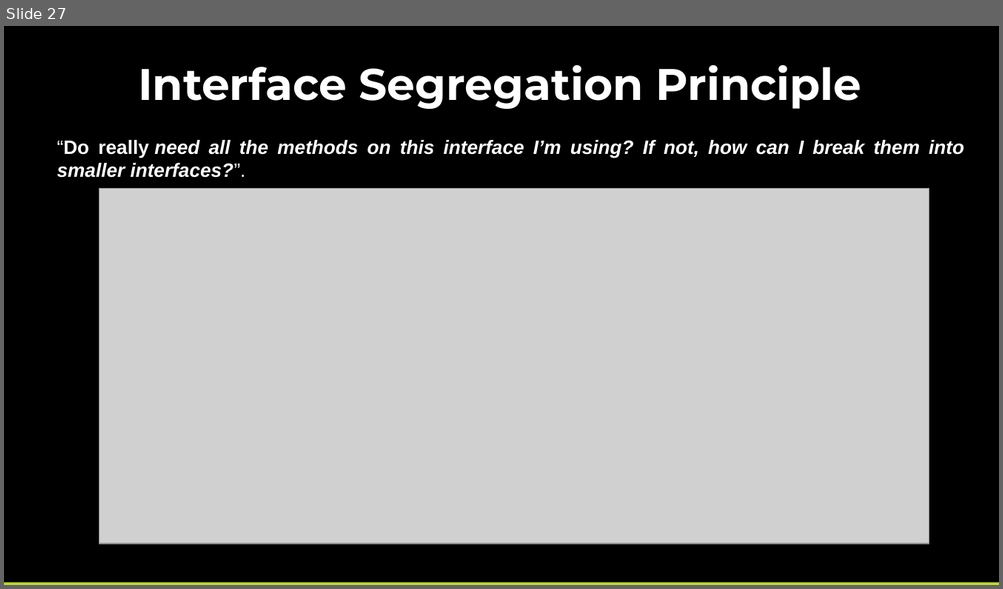
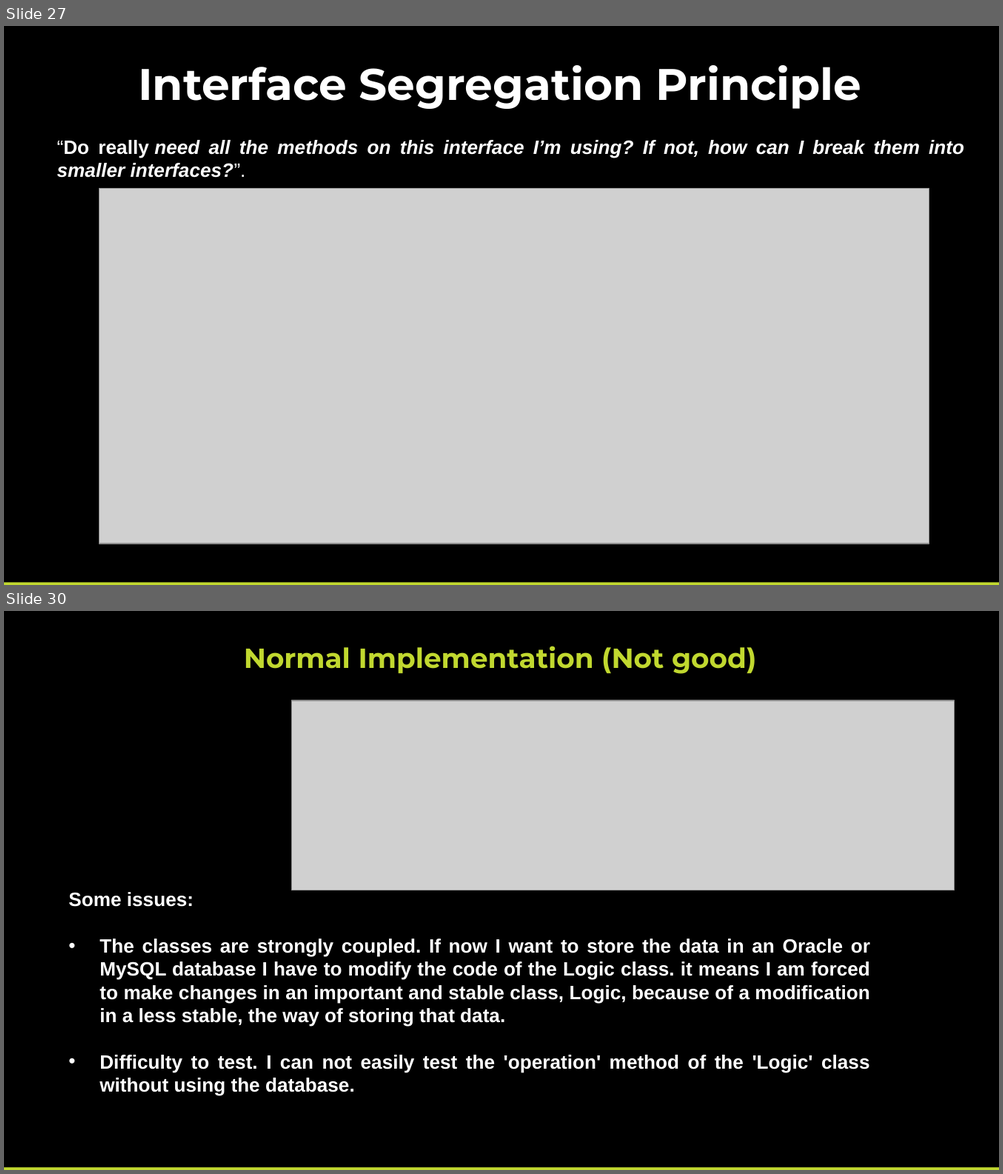
Before and after one commit to pcastellanos/TeamTraining, a slide deck: SOLID/SOLID.pptx. Shown one above the other, each under a label of ours: slide 27 before the commit, slides 27 and 30 after it; the slides between them are not shown. The pictures are 1003x589 and 1003x1174 pixels, drawn with LibreOffice and Linux fonts; fonts in the diff are those of the drawing; grey boxes stand for pictures. Boxes give left, top, right and bottom in pixels: in the first picture for what was removed or moved away, otherwise in the second. Text is boxed around its words. In the diff, an @@ line names an element or a change of style, - is before the commit and + after.

```diff
--- a/SOLID/SOLID.pptx
+++ b/SOLID/SOLID.pptx
@@ slide 30 added at bbox=[4, 611, 999, 1170], background #000000 @@
@@ text added at bbox=[244, 646, 756, 674], 20 pt, text #C1D82F, bold @@
+Normal Implementation (Not good)
@@ picture added at bbox=[291, 701, 954, 891] @@
@@ text added at bbox=[68, 892, 870, 1096], 14 pt, text #FFFFFF, bold @@
+Some issues:
+• The classes are strongly coupled. If now I want to store the data in an Oracle or MySQL database I have to modify the code of the Logic class. it means I am forced to make changes in an important and stable class, Logic, because of a modification in a less stable, the way of storing that data.
+• Difficulty to test. I can not easily test the 'operation' method of the 'Logic' class without using the database.
@@ rectangle added at bbox=[4, 1168, 999, 1170], fill #C1D82F @@
```
Also in this commit, not shown: 4 other slides added, 4 other files.
